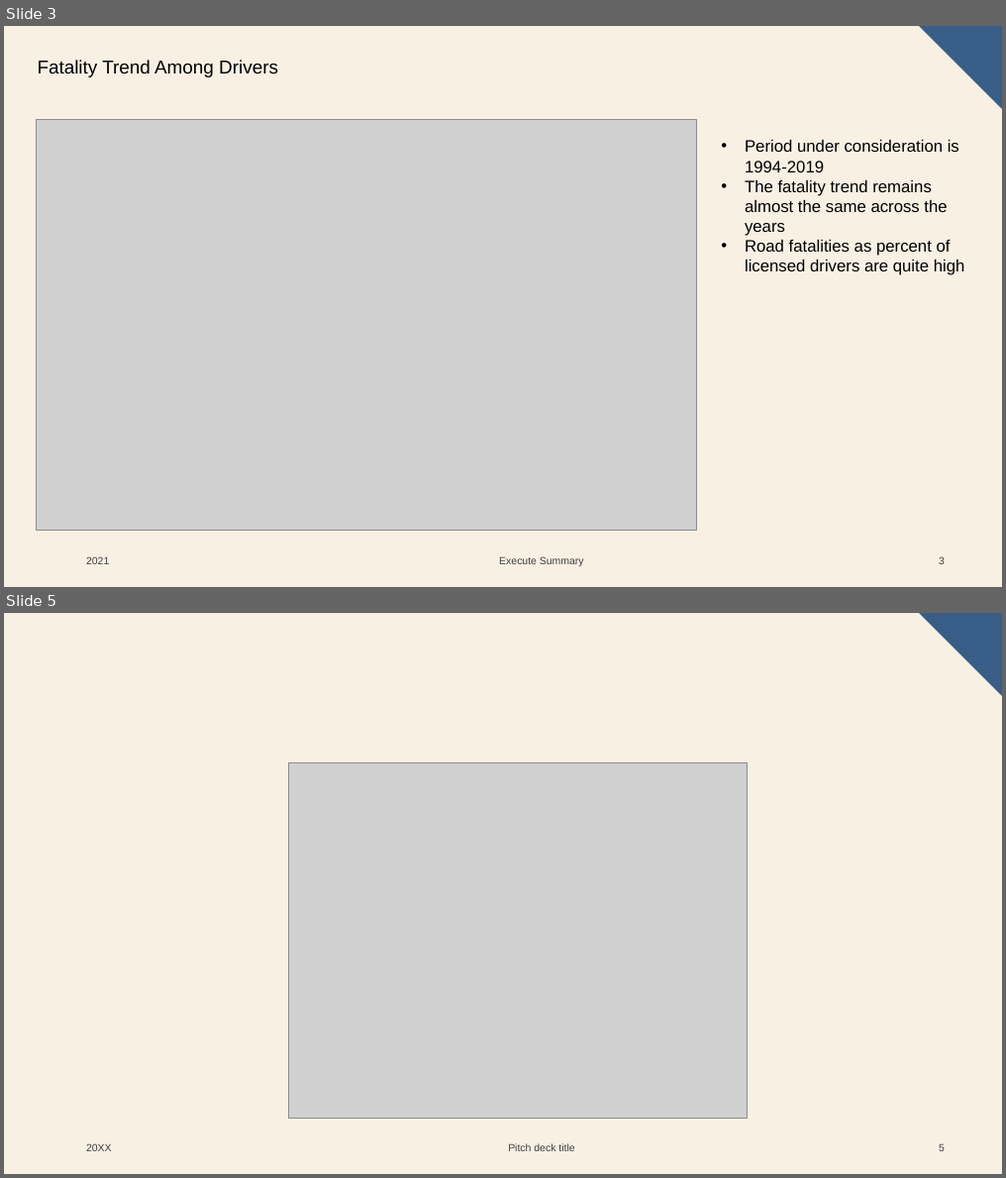
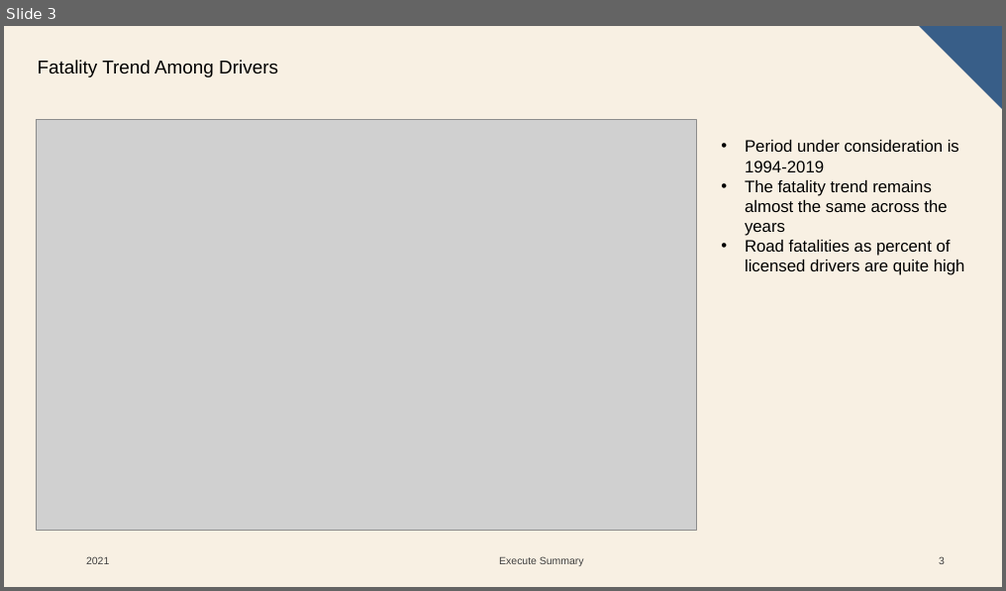
Before and after one commit to samantoz/dsc640-data_presentation, a slide deck: term_project/Executive Summary.pptx. Shown one above the other, each under a label of ours: slides 3 and 5 before the commit, slide 3 after it; the slides between them are not shown. The pictures are 1006x1178 and 1006x591 pixels, drawn with LibreOffice and Linux fonts; fonts in the diff are those of the drawing; grey boxes stand for pictures. Boxes give left, top, right and bottom in pixels: in the first picture for what was removed or moved away, otherwise in the second. Text is boxed around its words. In the diff, an @@ line names an element or a change of style, - is before the commit and + after.

```diff
--- a/term_project/Executive Summary.pptx
+++ b/term_project/Executive Summary.pptx
@@ slide 5 removed at [4,613,1002,1174], background #F8F0E3; not listed: 1 template element that a slide beside it also shows @@
@@ picture removed at [289,762,747,1119] @@
@@ text removed at [86,1144,112,1152] @@
-20XX
@@ text removed at [508,1144,574,1152] @@
-Pitch deck title
@@ page number removed at [939,1145,944,1152] @@
-5
```
Also in this commit, not shown: 3 slides changed, 2 slides added, 1 other slide removed, 5 other files.
